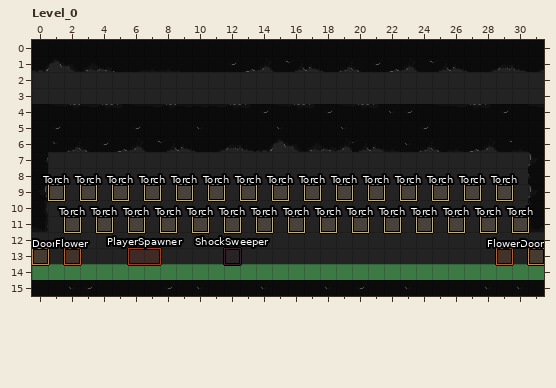
LDtk project: ProjectMango/Resources/Maps/Biome1.ldtk. The first picture shows the starting point.
Cells are 16x16 px. Shown: Level_0 x 0..31, y 0..15. The commit also changed other parts of the map, which this record leaves out.
The result:
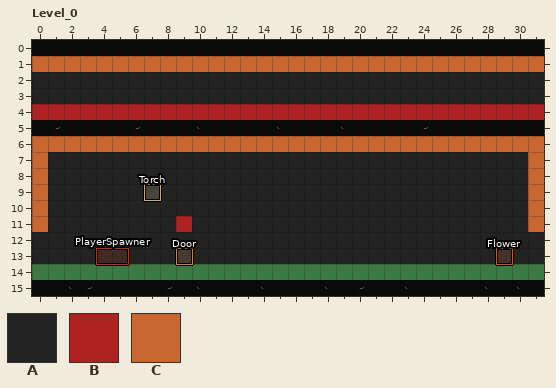
Key: from "Dark_Tileset_with_background": A 17; from "TerrainColliders": B 1 "Floor", C 2 "Wall".
_ is an empty cell.
Objects are placed by their top-left corner, in cells (3,4 is the top-left corner of cell 3,4); size is 1x1 cell unless given.
Tiles of an added or newly shown layer are drawn over the layers below it.
What changed:
Layer "Boundaries":
Tile A gives way to one hidden under a higher layer in row 11 at x 9.
Layer "TerrainColliders" (now shown):
There is now tile B in row 4 at x 0 to 31; in row 11 at x 9.
There is now tile C in row 1 at x 0 to 31; in row 6 at x 0 to 31; in rows 7 to 11 at x 0 and 31.
Layer "Entities":
A new object: "Door" rectangle at 9,13.
A new object: "PlayerSpawner" rectangle at 4,13 size 2x1.
Object "Torch" rectangle at 16,11 is removed.
Object "Torch" rectangle at 14,11 is removed.
Object "Torch" rectangle at 12,11 is removed.
Object "Torch" rectangle at 10,11 is removed.
Object "Torch" rectangle at 8,11 is removed.
Object "Torch" rectangle at 6,11 is removed.
Object "Torch" rectangle at 4,11 is removed.
Object "Torch" rectangle at 2,11 is removed.
Object "Torch" rectangle at 18,11 is removed.
Object "Torch" rectangle at 20,11 is removed.
Object "Torch" rectangle at 22,11 is removed.
Object "Torch" rectangle at 17,9 is removed.
Object "Torch" rectangle at 15,9 is removed.
Object "Torch" rectangle at 13,9 is removed.
Object "Torch" rectangle at 11,9 is removed.
Object "Torch" rectangle at 9,9 is removed.
Object "Torch" rectangle at 5,9 is removed.
Object "Torch" rectangle at 3,9 is removed.
Object "Door" rectangle at 0,13 is removed.
Object "Door" rectangle at 31,13 is removed.
Object "Torch" rectangle at 19,9 is removed.
Object "Torch" rectangle at 21,9 is removed.
Object "Torch" rectangle at 23,9 is removed.
Object "Torch" rectangle at 25,9 is removed.
Object "Torch" rectangle at 27,9 is removed.
Object "Torch" rectangle at 29,9 is removed.
Object "Torch" rectangle at 24,11 is removed.
Object "Torch" rectangle at 26,11 is removed.
Object "Torch" rectangle at 28,11 is removed.
Object "Torch" rectangle at 1,9 is removed.
Object "Torch" rectangle at 30,11 is removed.
Object "Flower" rectangle at 2,13 is removed.
Object "PlayerSpawner" rectangle at 6,13 size 2x1 is removed.
Object "ShockSweeper" rectangle at 12,13 is removed.
